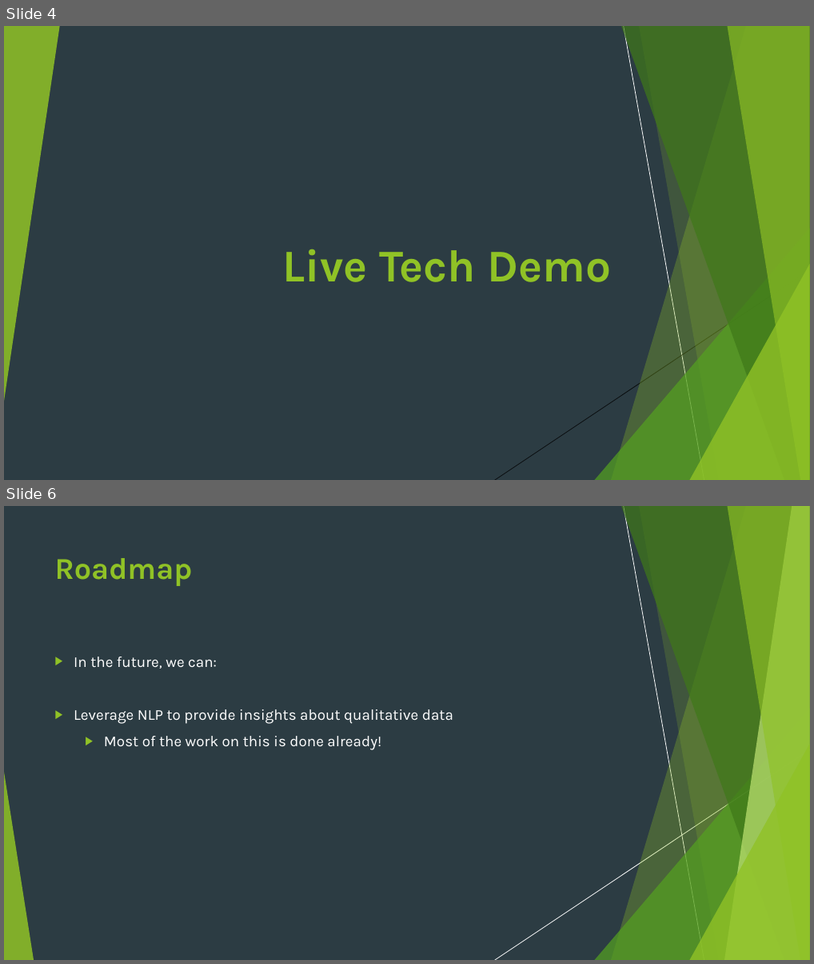
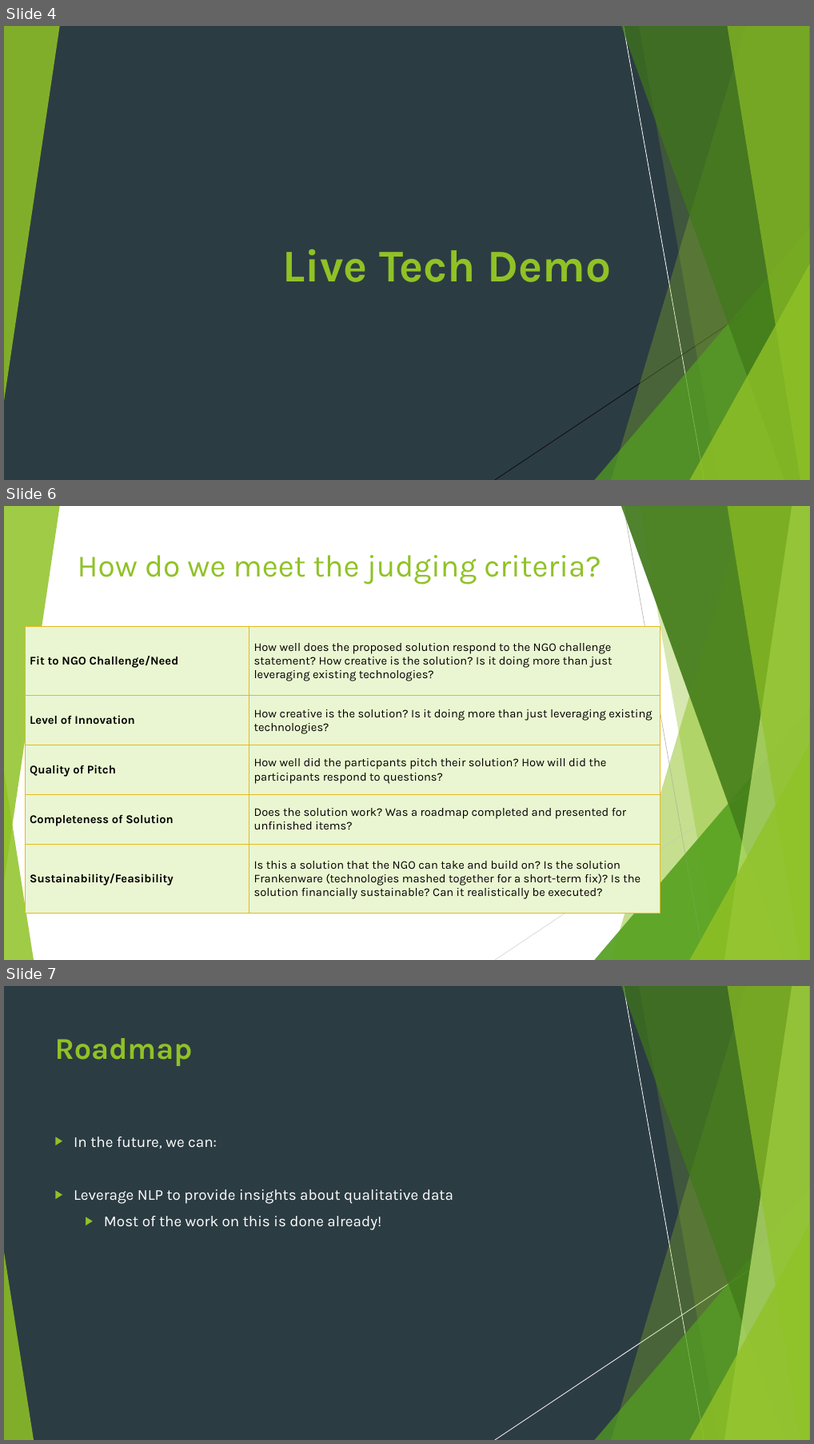
Before and after one commit to London18/team-21, a slide deck: resources/Code for Good - Presentation.pptx. Shown one above the other, each under a label of ours: slides 4 and 6 before the commit, slides 4, 6 and 7 after it; the slides between them are not shown. The pictures are 814x964 and 814x1444 pixels, drawn with LibreOffice and Linux fonts; fonts in the diff are those of the drawing. Boxes give left, top, right and bottom in pixels: in the first picture for what was removed or moved away, otherwise in the second. Text is boxed around its words. In the diff, an @@ line names an element or a change of style, - is before the commit and + after.

```diff
--- a/resources/Code for Good - Presentation.pptx
+++ b/resources/Code for Good - Presentation.pptx
@@ slide 6 added at [4,506,810,960], background #FFFFFF; not listed: 7 template elements that a slide beside it also shows @@
@@ group added at [4,506,810,960]: 5 freeform shapes, 3 triangles, 2 lines @@
@@ title added at [78,555,601,584], 37 pt, text #90C226 @@
+How do we meet the judging criteria?
@@ table added at [25,626,660,913], 5 rows, 2 columns @@
+Fit to NGO Challenge/Need | How well does the proposed solution respond to the NGO challenge statement? How creative is the solution? Is it doing more than just leveraging existing technologies?
+Level of Innovation | How creative is the solution? Is it doing more than just leveraging existing technologies?
+Quality of Pitch | How well did the particpants pitch their solution? How will did the participants respond to questions?
+Completeness of Solution | Does the solution work? Was a roadmap completed and presented for unfinished items?
+Sustainability/Feasibility | Is this a solution that the NGO can take and build on? Is the solution Frankenware (technologies mashed together for a short-term fix)? Is the solution financially sustainable? Can it realistically be executed?
@@ triangle added at [4,772,34,960], fill #90C226 at 85% opacity @@
@@ what was slide 6 is now slide 7 @@
```
Also in this commit, not shown: 3 slides changed.
